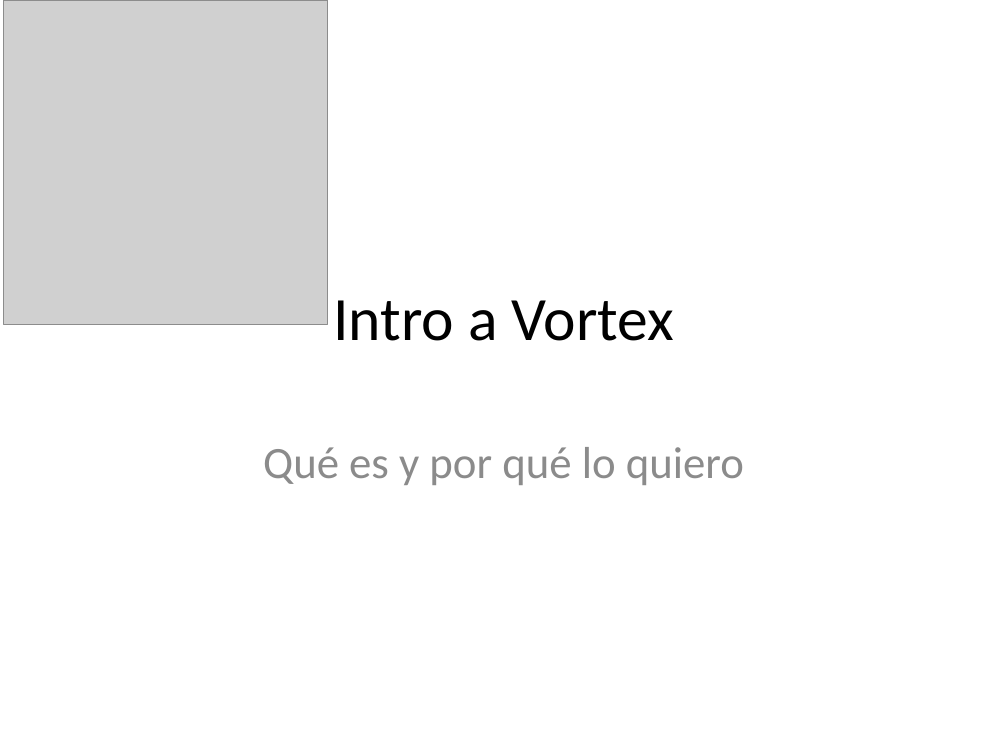
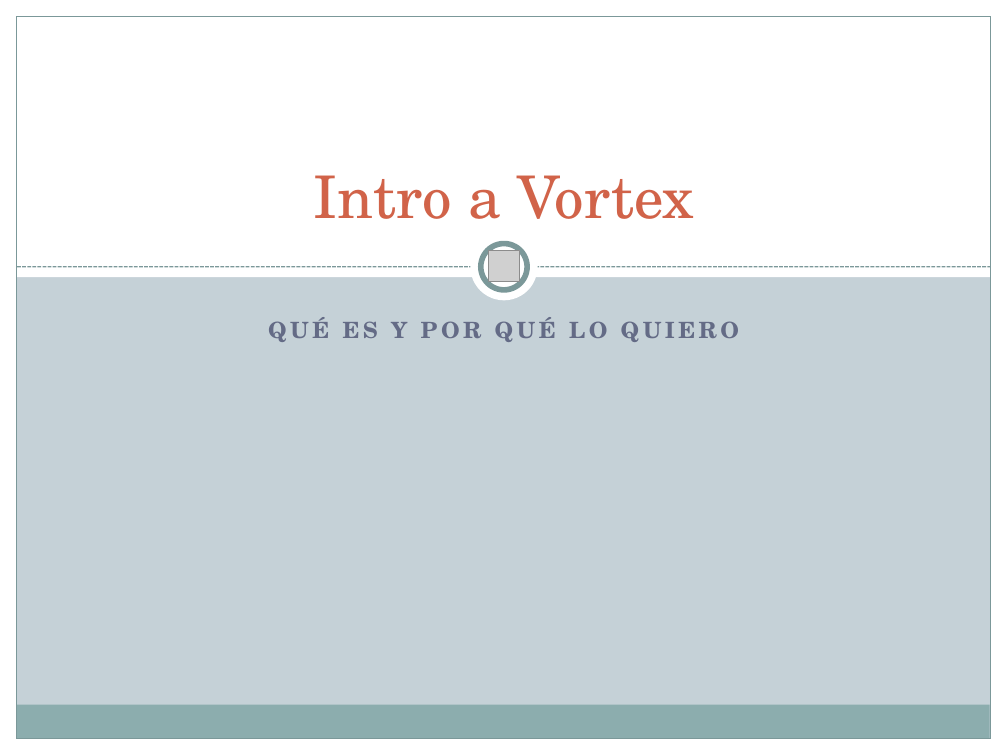
Before and after one commit to kfgodel/vortex, a slide deck: slide 1 of Documentacion/Publicable/Borradores/Intro a Vortex.pptx. Drawn at 1008x756 pixels with LibreOffice and Linux fonts; fonts in the diff are those of the drawing; grey boxes stand for pictures. Boxes give left, top, right and bottom in pixels: in the first picture for what was removed or moved away, otherwise in the second. Text is boxed around its words. In the diff, an @@ line names an element or a change of style, - is before the commit and + after.

```diff
--- a/Documentacion/Publicable/Borradores/Intro a Vortex.pptx
+++ b/Documentacion/Publicable/Borradores/Intro a Vortex.pptx
@@ background #FFFFFF to #C5D1D7 @@
@@ rectangle added at (x1=0, y1=0, x2=17, y2=756), fill #FFFFFF @@
@@ rectangle added at (x1=0, y1=0, x2=1008, y2=277), fill #FFFFFF @@
@@ picture removed at (x1=4, y1=0, x2=329, y2=325) @@
@@ rectangle added at (x1=17, y1=17, x2=991, y2=739), outline #7C999A 0.75 pt @@
@@ rectangle added at (x1=991, y1=0, x2=1008, y2=756), fill #FFFFFF @@
@@ title "Intro a Vortex" moved from (x1=333, y1=300, x2=675, y2=341) to (x1=313, y1=175, x2=694, y2=219) @@
@@ title "Intro a Vortex" at (x1=313, y1=175, x2=694, y2=219): size 44 to 42 pt, font Calibri to TeX Gyre Schola, text colour #000000 to #D16349; vertical alignment middle to bottom @@
@@ ellipse added at (x1=471, y1=233, x2=538, y2=300), fill #FFFFFF @@
@@ line added from (17, 267) to (991, 267), #7C999A 0.9 pt dashed @@
@@ ellipse added at (x1=481, y1=244, x2=527, y2=290), fill #FFFFFF, outline #7C999A 4 pt @@
@@ picture added at (x1=488, y1=250, x2=519, y2=281) @@
@@ subtitle at (x1=268, y1=317, x2=739, y2=342): text changed; size 32 to 16 pt; font Calibri to TeX Gyre Schola; text colour #8C8C8C to #646B86; bold on @@
-Qué es y por qué lo quiero
+QUÉ ES Y POR QUÉ LO QUIERO
@@ rectangle added at (x1=16, y1=705, x2=990, y2=739), fill #8CADAE @@
@@ rectangle added at (x1=0, y1=739, x2=1008, y2=756), fill #FFFFFF @@
```
Also in this commit, not shown: 18 other slides changed, 1 slide added, 2 other files.
